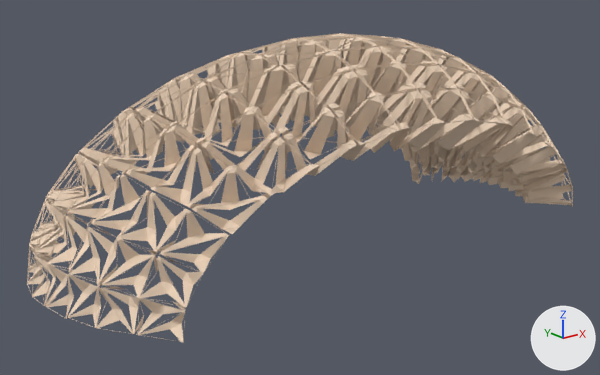
The glTF model assets/w9.glb, before and after one commit.
The view is the same before and after, from a camera (50 mm lens) standing at (-3.11, -5.26, 2.29) and looking at (0.75, -0.44, 0.36). Arrows for +X, +Y and +Z are at lower right; the lights stay in place. Where no turn or scale is listed for an object, it has been applied to the vertices.

The older version as bpy lines, for what is in view:
```python
ob_0 = bpy.data.objects.new('0', me_mesh_0)
ob_0.location = (0.0, 0.0, 0.0)
ob_0_001 = bpy.data.objects.new('0.001', me_mesh_1)
ob_0_001.location = (0.0, 0.0, 0.0)
ob_0_002 = bpy.data.objects.new('0.002', me_mesh_2)
ob_0_002.location = (0.0, 0.0, 0.0)
ob_0_003 = bpy.data.objects.new('0.003', me_mesh_3)
ob_0_003.location = (0.0, 0.0, 0.0)
ob_0_004 = bpy.data.objects.new('0.004', me_mesh_4)
ob_0_004.location = (0.0, 0.0, 0.0)
ob_0_005 = bpy.data.objects.new('0.005', me_mesh_5)
ob_0_005.location = (0.0, 0.0, 0.0)
ob_0_006 = bpy.data.objects.new('0.006', me_mesh_6)
ob_0_006.location = (0.0, 0.0, 0.0)
ob_0_007 = bpy.data.objects.new('0.007', me_mesh_7)
ob_0_007.location = (0.0, 0.0, 0.0)
ob_0_010 = bpy.data.objects.new('0.010', me_mesh_10)
ob_0_010.location = (0.0, 0.0, 0.0)
# also in view: '0.009' at (3.0, -0.46, 0.43); '0.011' at (-0.23, 0.11, 0.97); '0.014' at (2.87, 0.07, 0.4)
```
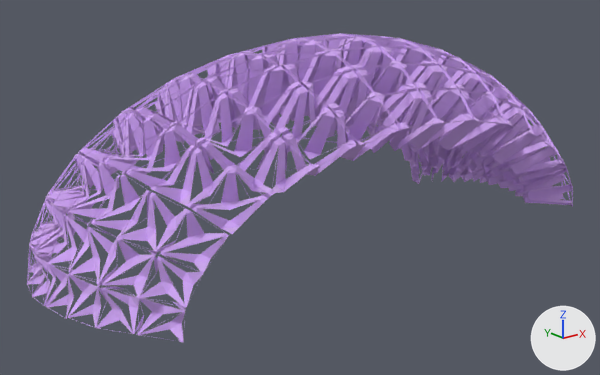
Edits to the bpy script that builds the scene:
```text
Change mat_material_0:
    remove mat_material_0.texture = img_image_0
    add mat_material_0.base_color = (0.831, 0.612, 1.0)  # purple #ebcdff
    mat_material_0.metallic: 0.0 -> 0.72
Change mat_material_1:
    remove mat_material_1.texture = img_image_1
    add mat_material_1.base_color = (0.831, 0.612, 1.0)  # purple #ebcdff
    mat_material_1.metallic: 0.0 -> 0.72
Change mat_material_2:
    remove mat_material_2.texture = img_image_2
    add mat_material_2.base_color = (0.831, 0.612, 1.0)  # purple #ebcdff
    mat_material_2.metallic: 0.0 -> 0.72
Change mat_material_3:
    remove mat_material_3.texture = img_image_3
    add mat_material_3.base_color = (0.831, 0.612, 1.0)  # purple #ebcdff
    mat_material_3.metallic: 0.0 -> 0.72
Change mat_material_4:
    remove mat_material_4.texture = img_image_4
    add mat_material_4.base_color = (0.831, 0.612, 1.0)  # purple #ebcdff
    mat_material_4.metallic: 0.0 -> 0.72
Change mat_material_5:
    remove mat_material_5.texture = img_image_5
    add mat_material_5.base_color = (0.831, 0.612, 1.0)  # purple #ebcdff
    mat_material_5.metallic: 0.0 -> 0.72
Change mat_material_6:
    remove mat_material_6.texture = img_image_6
    add mat_material_6.base_color = (0.831, 0.612, 1.0)  # purple #ebcdff
    mat_material_6.metallic: 0.0 -> 0.72
Change mat_material_7:
    remove mat_material_7.texture = img_image_7
    add mat_material_7.base_color = (0.831, 0.612, 1.0)  # purple #ebcdff
    mat_material_7.metallic: 0.0 -> 0.72
Change mat_material_9:
    remove mat_material_9.texture = img_image_9
    add mat_material_9.base_color = (0.831, 0.612, 1.0)  # purple #ebcdff
    mat_material_9.metallic: 0.0 -> 0.72
Change mat_material_10:
    remove mat_material_10.texture = img_image_10
    add mat_material_10.base_color = (0.831, 0.612, 1.0)  # purple #ebcdff
    mat_material_10.metallic: 0.0 -> 0.72
Change mat_material_11:
    remove mat_material_11.texture = img_image_11
    add mat_material_11.base_color = (0.831, 0.612, 1.0)  # purple #ebcdff
    mat_material_11.metallic: 0.0 -> 0.72
Change mat_material_14:
    remove mat_material_14.texture = img_image_14
    add mat_material_14.base_color = (0.831, 0.612, 1.0)  # purple #ebcdff
    mat_material_14.metallic: 0.0 -> 0.72
```

Changed parts and their boxes (x1, y1, x2, y2) in the pictures (600 x 375 px):
'0.001', surface changed (beige to purple)
    both: (126, 65, 357, 234)
'0.002', surface changed (beige to purple)
    both: (284, 46, 474, 161)
'0', surface changed (beige to purple)
    both: (68, 174, 229, 342)
'0.006', surface changed (beige to purple)
    both: (81, 53, 277, 179)
'0.003', surface changed (beige to purple)
    both: (408, 49, 552, 164)
'0.005', surface changed (beige to purple)
    both: (27, 153, 120, 319)
'0.007', surface changed (beige to purple)
    both: (234, 33, 419, 106)
'0.004', surface changed (brown to purple)
    both: (494, 113, 573, 207)
'0.014', surface changed (brown to purple)
    both: (402, 127, 469, 184)
'0.011', surface changed (beige to purple)
    both: (78, 61, 223, 175)
'0.009', surface changed (brown to purple)
    both: (457, 130, 526, 185)
'0.010', surface changed (beige to purple)
    both: (27, 154, 97, 282)
